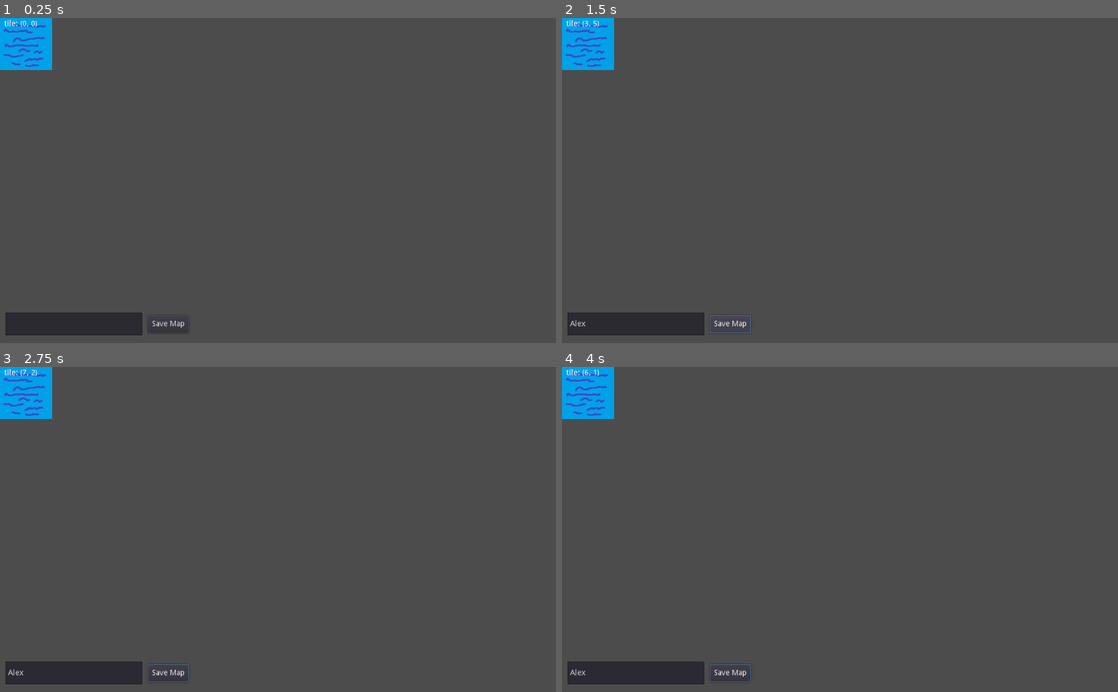
Above: before the commit, frames 1-4 (two rows, left to right).
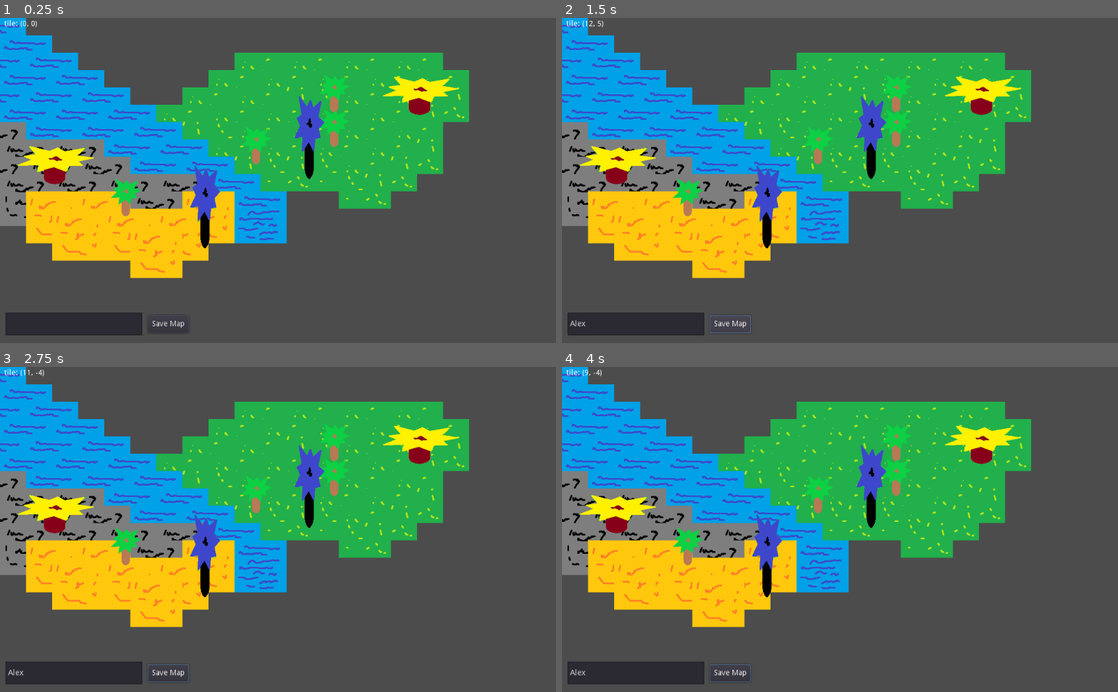
Above: after the commit, the same moments.

Repository: xfstef/captains
Game: Godot game, scene res://AdventureMap.tscn
Same seed, same stepped clock (60 frames per second), same inputs: the game is played once before the commit and once after it.
Inputs (mouse positions are in pixels of both pictures, inside the frame that each line leads up to):
- Up to frame 1 (0.25 s): no input
- Up to frame 2 (1.5 s): click (634, 323) at 0.52 s; type "Alex" at 0.6 s; click "Save Map" at 1.25 s
- Up to frame 3 (2.75 s): move the mouse to (400, 513) at 2.02 s
- Up to frame 4 (4 s): move the mouse to (728, 545) at 2.77 s; move the mouse to (895, 458) at 3.52 s

The runs differ from the first frame. In frame 1, 42% of the frame differs, in the area x 0-85%, y 0-81%; in frame 2, 42%; in frame 3, 42%; in frame 4, 42%.

Commit message:
The same as last

Diff:
--- a/AdventureMap.tscn
+++ b/AdventureMap.tscn
@@ -9,21 +9,25 @@
 script = ExtResource( 2 )
 
 [node name="TM-Ground" type="TileMap" parent="."]
+mode = 1
 tile_set = ExtResource( 1 )
-cell_size = Vector2( 96, 96 )
+cell_size = Vector2( 96, 64 )
 cell_tile_origin = 1
 format = 1
-tile_data = PoolIntArray( 0, 4, 0 )
+tile_data = PoolIntArray( -458743, 0, 0, -458742, 0, 0, -393208, 0, 0, -393207, 0, 0, -393206, 0, 0, -327673, 0, 0, -327672, 0, 0, -327671, 0, 0, -327670, 0, 0, -327669, 0, 0, -262138, 0, 0, -262137, 0, 0, -262135, 0, 0, -262134, 0, 0, -262133, 0, 0, -196602, 0, 0, -196601, 0, 0, -196600, 0, 0, -196599, 0, 0, -196598, 0, 0, -196597, 0, 0, -131066, 0, 0, -131065, 0, 0, -131064, 0, 0, -131063, 0, 0, -65530, 0, 0, -65528, 0, 0, 7, 0, 0, 8, 0, 0 )
 
 [node name="TM-Props" type="TileMap" parent="."]
+mode = 1
 tile_set = ExtResource( 3 )
-cell_size = Vector2( 96, 96 )
+cell_size = Vector2( 96, 64 )
 cell_tile_origin = 1
 format = 1
+tile_data = PoolIntArray( -393207, 3, 0, -327672, 1, 0, -262136, 2, 0, -262135, 1, 0, -131064, 1, 0 )
 
 [node name="TM-Interactable" type="TileMap" parent="."]
+mode = 1
 tile_set = ExtResource( 4 )
-cell_size = Vector2( 96, 96 )
+cell_size = Vector2( 96, 64 )
 cell_tile_origin = 1
 format = 1
 
--- a/Assets/TileResources/TMProps.tres
+++ b/Assets/TileResources/TMProps.tres
@@ -2,22 +2,7 @@
 
 [ext_resource path="res://Assets/Sprites/3tileProps.png" type="Texture" id=1]
 
-
 [resource]
-0/name = "3tileProps.png 0"
-0/texture = ExtResource( 1 )
-0/tex_offset = Vector2( 0, 0 )
-0/modulate = Color( 1, 1, 1, 1 )
-0/region = Rect2( 0, 96, 96, 96 )
-0/tile_mode = 0
-0/occluder_offset = Vector2( 0, 0 )
-0/navigation_offset = Vector2( 0, 0 )
-0/shape_offset = Vector2( 0, 0 )
-0/shape_transform = Transform2D( 1, 0, 0, 1, 0, 0 )
-0/shape_one_way = false
-0/shape_one_way_margin = 0.0
-0/shapes = [  ]
-0/z_index = 0
 1/name = "3tileProps.png 1"
 1/texture = ExtResource( 1 )
 1/tex_offset = Vector2( 0, 0 )
--- a/Assets/TileResources/interactable.tres
+++ b/Assets/TileResources/interactable.tres
@@ -6,20 +6,6 @@
 points = PoolVector2Array( 0, 96, 192, 96, 192, 192, 0, 192 )
 
 [resource]
-0/name = "interactable.png 0"
-0/texture = ExtResource( 1 )
-0/tex_offset = Vector2( 0, 0 )
-0/modulate = Color( 1, 1, 1, 1 )
-0/region = Rect2( 0, 96, 96, 96 )
-0/tile_mode = 0
-0/occluder_offset = Vector2( 0, 0 )
-0/navigation_offset = Vector2( 0, 0 )
-0/shape_offset = Vector2( 0, 0 )
-0/shape_transform = Transform2D( 1, 0, 0, 1, 0, 0 )
-0/shape_one_way = false
-0/shape_one_way_margin = 0.0
-0/shapes = [  ]
-0/z_index = 0
 1/name = "interactable.png 1"
 1/texture = ExtResource( 1 )
 1/tex_offset = Vector2( 0, 0 )
--- a/Maps/test1.json
+++ b/Maps/test1.json
@@ -23,9 +23,9 @@
     "width": 4,
     "height": 4,
     "tiles": [
-        [ [ 0, 3, 0 ], [ 0, 0, 0 ], [ 0, 0, 0 ], [ 0, 2, 0 ] ],
-        [ [ 0, 1,0 ], [ 0, 0, 1 ], [ 0, 0, 0 ], [ 0, 0, 0 ] ],
-        [ [ 4, 0, 0 ], [ 1, 0, 0 ], [ 1, 0, 0 ], [ 0, 1, 0 ] ],
-        [ [ 4, 0, 0 ], [ 4, 0, 0 ], [ 4, 0, 0 ], [ 1, 0, 0 ] ]
+        [ [ 0, 3, -1 ], [ 0, -1, -1 ], [ 0, -1, -1 ], [ 0, 2, -1 ] ],
+        [ [ 0, 1, -1 ], [ 0, -1, 1 ], [ 0, -1, -1 ], [ 0, -1, -1 ] ],
+        [ [ 4, -1, -1 ], [ 1, -1, -1 ], [ 1, -1, -1 ], [ 0, 1, -1 ] ],
+        [ [ 4, -1, -1 ], [ 4, -1, -1 ], [ 4, -1, -1 ], [ 1, -1, -1 ] ]
     ]
 }
--- a/Scripts/AdventureMap.gd
+++ b/Scripts/AdventureMap.gd
@@ -1,7 +1,7 @@
 extends Node2D
 
 # Declare member variables here. Examples:
-var mapPath = "res://Maps/test1.json"
+var mapPath = "res://Maps/test3.json"
 var mapGroundMatrix = []
 var mapPropsMatrix = []
 var info
@@ -42,8 +42,8 @@
 	groundTileMap = get_node("TM-Ground")
 	propsTileMap = get_node("TM-Props")
 	info = get_node("info")
-	#loadMapData()
-	initPaintedMatrix()
+	loadMapData()
+	#initPaintedMatrix()
 
 func _on_saveMapButton_pressed():
 	var saveNameInput = get_node("saveMapName")
@@ -53,7 +53,13 @@
 	var filePath = str("res://Maps/", saveName, ".json")
 
 	data.name = saveName
-	print(data.name)
+
+	for y in range(data.width):
+		data.tiles.append([])
+		data.tiles[y] = []
+		for x in range(data.height):
+			data.tiles[y].append([])
+			data.tiles[y][x] = [mapGroundMatrix[y][x], mapPropsMatrix[y][x], -1]
 
 	var file
 	file = File.new()
@@ -98,8 +104,6 @@
 			mapPropsMatrix[y].append([])
 			mapPropsMatrix[y][x] = propsTileMap.get_cell(x, y)
 
-	print(mapGroundMatrix)
-
 # Called every frame. 'delta' is the elapsed time since the previous frame.
 func _process(delta):
 	var mouse_pos = get_global_mouse_position()
